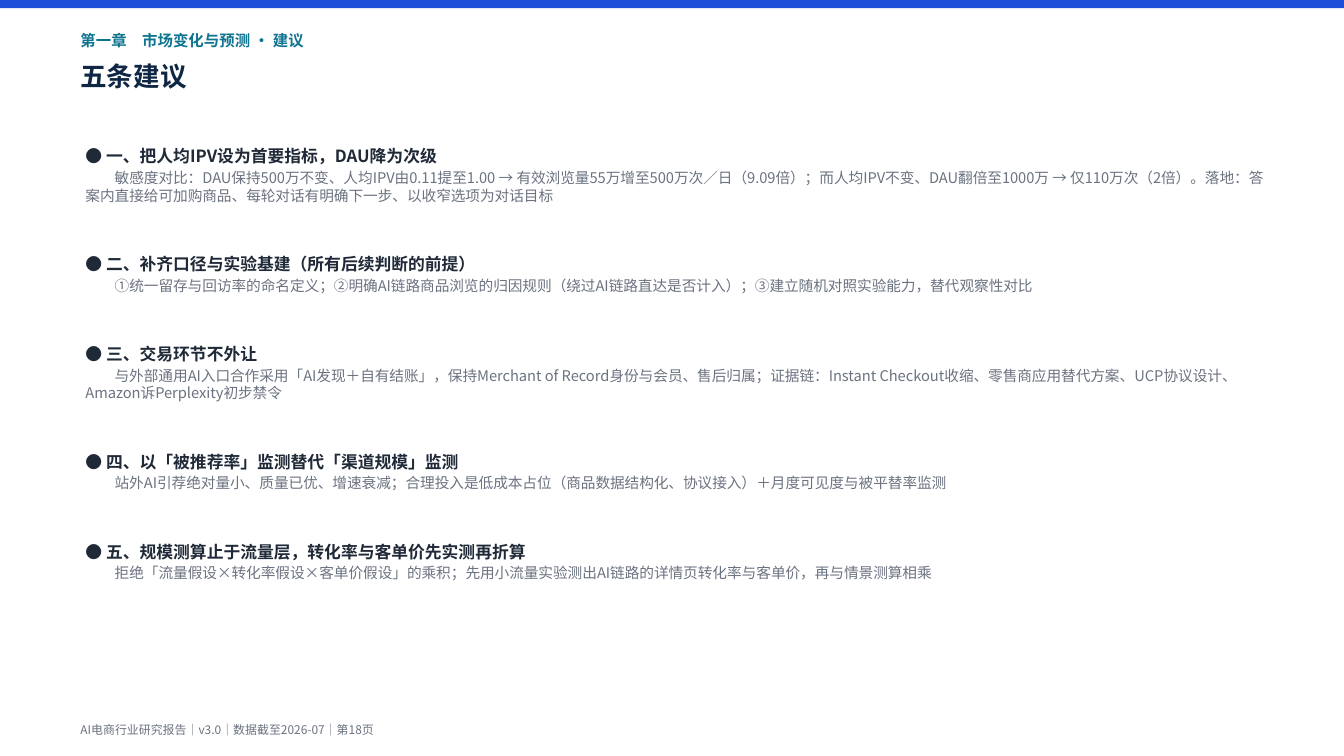
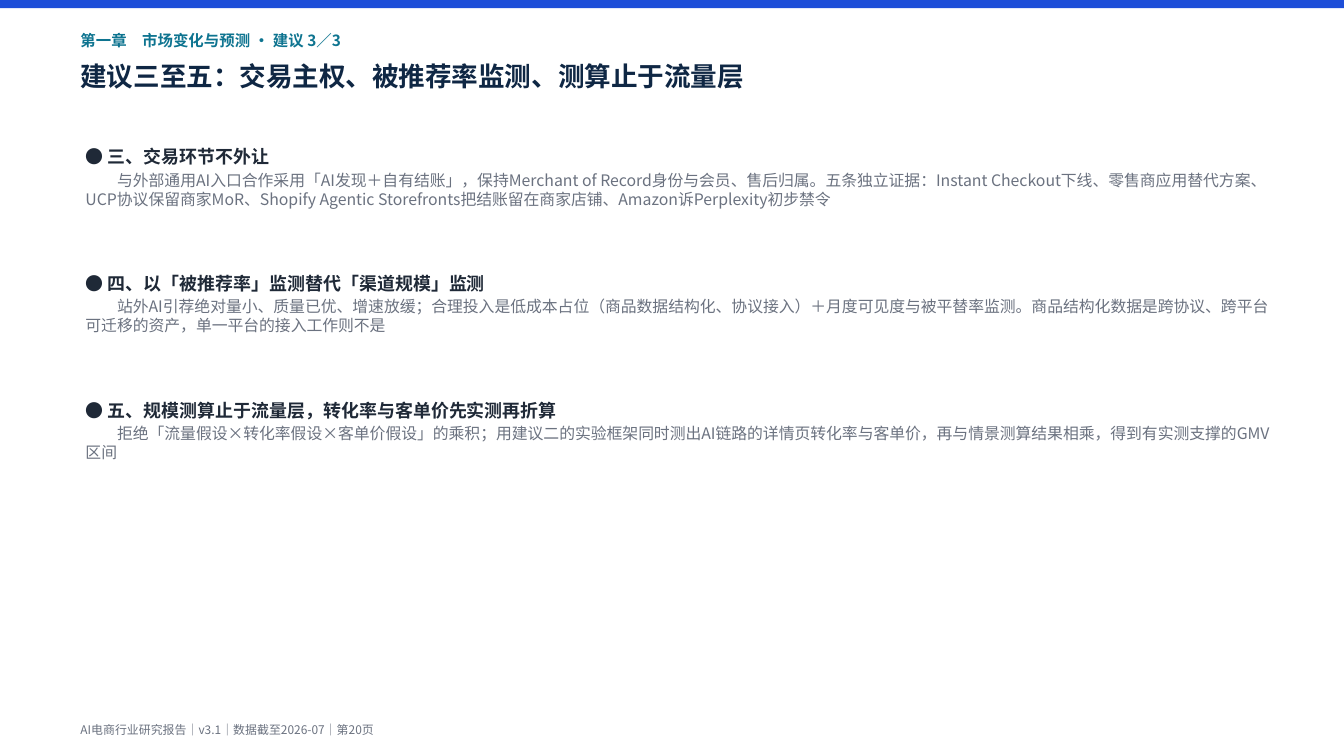
Before and after one commit to breeze2623-create/Aicommerce, a slide deck: slide 20 of report/AI电商行业研究报告.pptx (slide 18 before the commit). Drawn at 1344x756 pixels with LibreOffice and Linux fonts; fonts in the diff are those of the drawing. Boxes give left, top, right and bottom in pixels: in the first picture for what was removed or moved away, otherwise in the second. Text is boxed around its words. In the diff, an @@ line names an element or a change of style, - is before the commit and + after.

```diff
--- a/report/AI电商行业研究报告.pptx
+++ b/report/AI电商行业研究报告.pptx
@@ text at (80,33,341,48): text changed @@
-第一章 市场变化与预测 · 建议
+第一章 市场变化与预测 · 建议 3／3
@@ text at (80,63,743,89): text changed @@
-五条建议
+建议三至五：交易主权、被推荐率监测、测算止于流量层
@@ text at (85,147,1263,293): paragraphs removed @@
-● 一、把人均IPV设为首要指标，DAU降为次级
-敏感度对比：DAU保持500万不变、人均IPV由0.11提至1.00 → 有效浏览量55万增至500万次／日（9.09倍）；而人均IPV不变、DAU翻倍至1000万 → 仅110万次（2倍）。落地：答案内直接给可加购商品、每轮对话有明确下一步、以收窄选项为对话目标
-● 二、补齐口径与实验基建（所有后续判断的前提）
-①统一留存与回访率的命名定义；②明确AI链路商品浏览的归因规则（绕过AI链路直达是否计入）；③建立随机对照实验能力，替代观察性对比
@@ text at (107,147,556,420): size 12 to 12.8 pt in "● 三、交易环节不外让", "● 四、以「被推荐率」监测替代「渠道规模」监测", "● 五、规模测算止于流量层，转化率与客单价先实测再折算" @@
@@ text at (85,172,1266,209): text changed; size 10.5 to 11.3 pt @@
-与外部通用AI入口合作采用「AI发现＋自有结账」，保持Merchant of Record身份与会员、售后归属；证据链：Instant Checkout收缩、零售商应用替代方案、UCP协议设计、Amazon诉Perplexity初步禁令
+与外部通用AI入口合作采用「AI发现＋自有结账」，保持Merchant of Record身份与会员、售后归属。五条独立证据：Instant Checkout下线、零售商应用替代方案、UCP协议保留商家MoR、Shopify Agentic Storefronts把结账留在商家店铺、Amazon诉Perplexity初步禁令
@@ text at (85,298,1268,333): text changed; size 10.5 to 11.3 pt @@
-站外AI引荐绝对量小、质量已优、增速衰减；合理投入是低成本占位（商品数据结构化、协议接入）＋月度可见度与被平替率监测
+站外AI引荐绝对量小、质量已优、增速放缓；合理投入是低成本占位（商品数据结构化、协议接入）＋月度可见度与被平替率监测。商品结构化数据是跨协议、跨平台可迁移的资产，单一平台的接入工作则不是
@@ text at (117,425,1270,441): text changed; size 10.5 to 11.3 pt @@
-拒绝「流量假设×转化率假设×客单价假设」的乘积；先用小流量实验测出AI链路的详情页转化率与客单价，再与情景测算相乘
+拒绝「流量假设×转化率假设×客单价假设」的乘积；用建议二的实验框架同时测出AI链路的详情页转化率与客单价，再与情景测算结果相乘，得到有实测支撑的GMV区间
@@ text at (80,724,373,735): text changed @@
-AI电商行业研究报告｜v3.0｜数据截至2026-07｜第18页
+AI电商行业研究报告｜v3.1｜数据截至2026-07｜第20页
```
Also in this commit, not shown: 33 other slides changed, 2 slides added, 19 other files.
